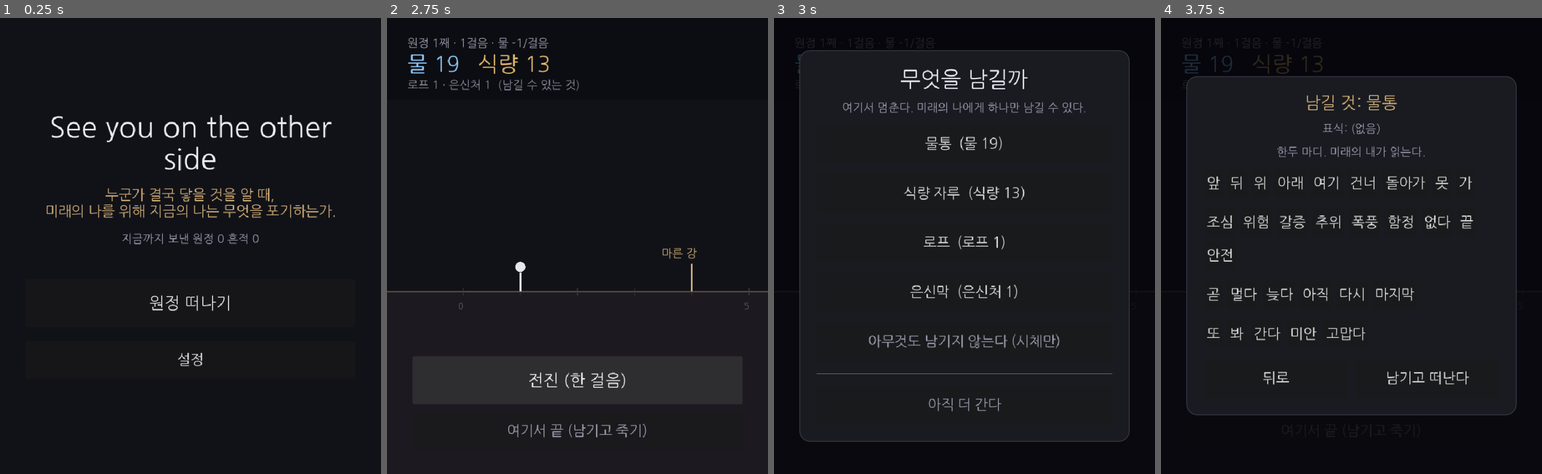
Above: before the commit, frames 1-4 (left to right).
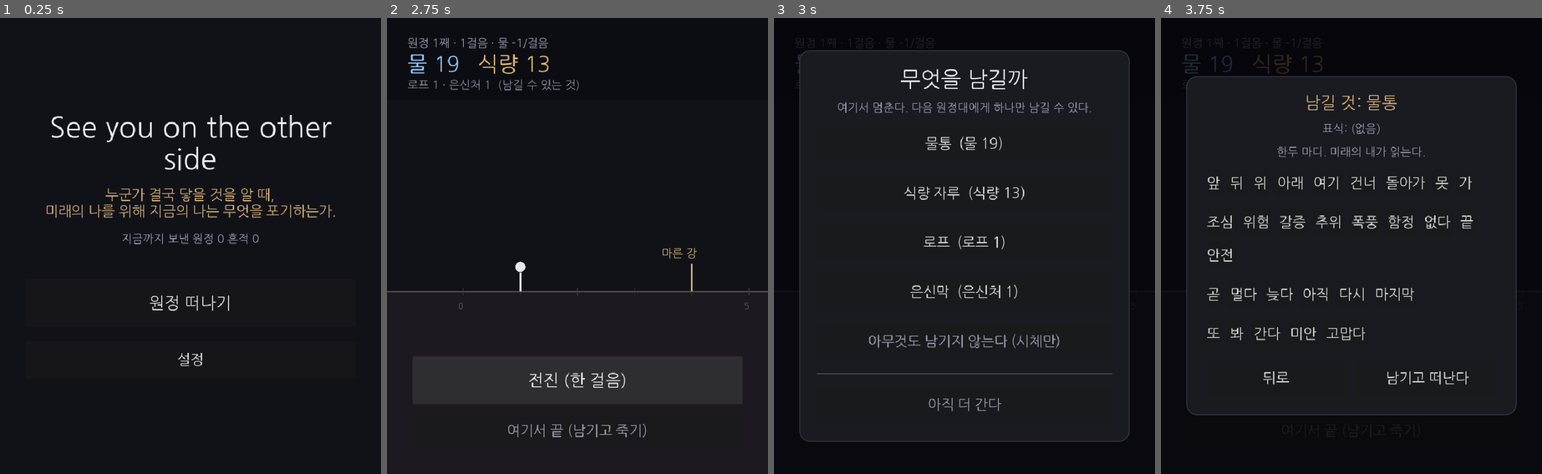
Above: after the commit, the same moments.

Repository: soomin007/Otherside
Game: Godot game, scene res://scenes/main.tscn
Same seed, same stepped clock (60 frames per second), same inputs: the game is played once before the commit and once after it.
Inputs:
- Up to frame 1 (0.25 s): no input
- Up to frame 2 (2.75 s): click "원정 떠나기" at 0.5 s; click "출발" at 1.25 s; click "전진 (한 걸음)" at 2 s
- Up to frame 3 (3 s): click "여기서 끝 (남기고 죽기)" at 2.75 s
- Up to frame 4 (3.75 s): click "물통 (물 19)" at 3.5 s

Frames 1-2 are identical in both runs. In frame 3, 0.8% of the frame differs, in the area x 16-84%, y 18-21%; in frame 4, nothing differs.

Commit message:
fix(lore): 흔적 주체를 '이전/다음 원정대'로 (정체성 수정)
플레이어 = 원정대 총괄자 + 매 원정의 대장 역. 매 원정은 매번 다른 사람이 가고,
플레이어는 그 사실을 안다. 흔적을 남기고 받는 in-world 주체는 '이전/다음 원정대'.

- Situations.gd: past_flask·로프 통과 카드 "과거의 내가" → "이전 원정대가", 남김 "다음 나에게" → "다음 원정대에게"
- Expedition.gd: 남김 패널·죽음 문구 "미래의 나/다음 나" → "다음 원정대", 주석 정합화
- TraceData·ExpeditionRun·GameState·Map: 주석 정합화
- 기획서 §0~§5 + CLAUDE.md + README: 정체성 라인 갱신. 중심 질문·제목 메타 '미래의 나'는 유지
- 거짓 태그 근거(wordpool "자기 자신이라")는 이 변경의 파급 → 기획서에 ⚠️ 플래그만, 사용자 결정 대기
- 검증: import·boot 에러 0 (텍스트·주석 변경만)

Co-Authored-By: Claude Opus 4.8 (1M context) <noreply@anthropic.com>
Claude-Session: https://claude.ai/code/session_011aHeoKNKfgt1XZBnLJkMbQ

Diff:
--- a/scripts/GameState.gd
+++ b/scripts/GameState.gd
@@ -3,8 +3,8 @@
 ## 전역 상태 + 씬 라우팅 + 저장/불러오기 (autoload 이름: GameState).
 ##
 ## 코어 루프 (기획서 §3): 지도(계획) → 횡스크롤(실행) → 죽음 → 지도 갱신 → 다음 원정.
-## "후대 = 나 자신" 이므로 한 세계의 모든 원정 기록(흔적/죽은 자리)은 한 세이브에 누적된다.
-## 1차는 self-async — 내 과거 런의 흔적이 곧 미래의 나에게 남기는 흔적이다.
+## 플레이어 = 원정대 총괄자(매번 다른 대장을 보냄)이므로 한 세계의 모든 원정 기록(흔적/죽은 자리)은 한 세이브에 누적된다.
+## 1차는 self-async — 이전 원정대(내 과거 런)의 흔적이 다음 원정대에게 남는다.
 
 const SAVE_PATH: String = "user://otherside_save.json"  # 웹에선 브라우저 IndexedDB 에 영속
 const SAVE_VERSION: int = 1
--- a/scripts/core/ExpeditionRun.gd
+++ b/scripts/core/ExpeditionRun.gd
@@ -76,7 +76,7 @@
 	# 랜드마크(고정 지형)가 일반 상황보다 우선. 어느 쪽이 떠도 다음 일반 상황 일정을 새로 잡는다.
 	if Situations.LANDMARKS.has(leg):
 		var feat: Dictionary = Situations.landmark(leg)
-		# 이미 로프를 건 차단이면 과거의 내가 길을 열어둔 통과 카드로 대체(self-async 보상).
+		# 이미 로프를 건 차단이면 이전 원정대가 길을 열어둔 통과 카드로 대체(self-async 보상).
 		if str(feat.get("kind", "cache")) == "blockage" and _bridged.has(leg):
 			_set_pending(Situations.crossed_blockage(feat))
 		else:
--- a/scripts/core/Situations.gd
+++ b/scripts/core/Situations.gd
@@ -48,10 +48,10 @@
 	{
 		"id": "past_flask",
 		"threat": Threats.Kind.CONSUMPTION,
-		"text": "과거의 내가 물통을 두고 갔다. 곁의 표식: [ 또 · 봐 ]",
+		"text": "이전 원정대가 물통을 두고 갔다. 곁의 표식: [ 또 · 봐 ]",
 		"choices": [
 			{"label": "집는다", "effect": {"water": 4}},
-			{"label": "남겨둔다 (다음 나에게)", "effect": {}},
+			{"label": "남겨둔다 (다음 원정대에게)", "effect": {}},
 		],
 	},
 ]
@@ -298,7 +298,7 @@
 		out["threat"] = feat.get("threat", Threats.Kind.CONSUMPTION)
 	return out
 
-## 이미 로프가 걸린 차단 지점에 다시 왔을 때의 카드 - 과거의 내가 길을 열어뒀다(self-async 보상).
+## 이미 로프가 걸린 차단 지점에 다시 왔을 때의 카드 - 이전 원정대가 길을 열어뒀다(self-async 보상).
 ## 자원 소모 없이 통과한다. 차단의 정체성("가장 뿌듯한 흔적")을 죽음 너머에서 되돌려받는 순간.
 static func crossed_blockage(feat: Dictionary) -> Dictionary:
 	return {
@@ -306,7 +306,7 @@
 		"name": str(feat.get("name", "")),
 		"kind": "bridged",
 		"threat": Threats.Kind.BLOCKAGE,
-		"text": "과거의 내가 여기 로프를 걸어뒀다. 그대로 건넌다.",
+		"text": "이전 원정대가 여기 로프를 걸어뒀다. 그대로 건넌다.",
 		"choices": [
 			{"label": "고맙게 건넌다", "effect": {}},
 		],
--- a/scripts/core/TraceData.gd
+++ b/scripts/core/TraceData.gd
@@ -13,7 +13,7 @@
 	FOOD,     ## 식량 — 소모(갈증) 대비
 	ROPE,     ## 로프/사다리 — 차단 대비 (영구 지형 변화, 가장 뿌듯한 흔적)
 	SHELTER,  ## 은신처 — 폭풍 대비
-	BODY,     ## 시체 자리 — 과거의 내가 끝난 곳 (정보 0, 정서 100)
+	BODY,     ## 시체 자리 — 이전 원정대가 끝난 곳 (정보 0, 정서 100)
 	MARK,     ## 빈 표식 — 물건 없이 태그만
 }
 
--- a/scripts/ui/Expedition.gd
+++ b/scripts/ui/Expedition.gd
@@ -324,7 +324,7 @@
 func _bequeath_step_what() -> void:
 	_clear_box(_bequeath_box)
 	_bequeath_box.add_child(UITheme.make_label("무엇을 남길까", UITheme.FS_H1))
-	_bequeath_box.add_child(UITheme.make_label("여기서 멈춘다. 미래의 나에게 하나만 남길 수 있다.", UITheme.FS_SMALL, UITheme.MUTED))
+	_bequeath_box.add_child(UITheme.make_label("여기서 멈춘다. 다음 원정대에게 하나만 남길 수 있다.", UITheme.FS_SMALL, UITheme.MUTED))
 	var opts: Array = [
 		[TraceData.ObjectKind.WATER, "물통", "water"],
 		[TraceData.ObjectKind.FOOD, "식량 자루", "food"],
@@ -452,7 +452,7 @@
 	match cause:
 		"thirst": return "물이 떨어졌다. 여기서 갈증으로 끝났다."
 		"hunger": return "식량이 떨어졌다. 더 가지 못했다."
-		"chosen": return "여기서 멈추기로 했다. 다음 나에게 남긴다."
+		"chosen": return "여기서 멈추기로 했다. 다음 원정대에게 남긴다."
 		_: return "여기서 끝났다."
 
 func _show_death(cause: String, tags: Array[String], kind: int = TraceData.ObjectKind.BODY) -> void:
@@ -495,7 +495,7 @@
 		if i % 5 == 0 and font != null:
 			draw_string(font, Vector2(x - 8.0, ground_y + 28.0), str(i), HORIZONTAL_ALIGNMENT_LEFT, -1, UITheme.FS_TINY, Color(0.4, 0.4, 0.42))
 
-	# 과거의 나 — 남긴 흔적 점 (self-async). ROPE 는 차단의 다리로 따로 그리므로 건너뛴다.
+	# 이전 원정대 — 남긴 흔적 점 (self-async). ROPE 는 차단의 다리로 따로 그리므로 건너뛴다.
 	for t in GameState.loaded_traces():
 		if t.object_kind == TraceData.ObjectKind.ROPE:
 			continue
@@ -543,7 +543,7 @@
 	var col: Color
 	var label: String = str(feat.get("name", ""))
 	if bridged:
-		# 과거의 내가 건 로프 — 틈을 가로지른다 (self-async 의 가장 뿌듯한 흔적)
+		# 이전 원정대가 건 로프 — 틈을 가로지른다 (self-async 의 가장 뿌듯한 흔적)
 		col = UITheme.SAND
 		draw_line(Vector2(lx - half - 6.0, ground_y - 3.0), Vector2(lx + half + 6.0, ground_y - 3.0), col, 4.0)
 		label = "%s (로프)" % label
--- a/scripts/ui/Map.gd
+++ b/scripts/ui/Map.gd
@@ -1,7 +1,7 @@
 extends Control
 
 ## 탑뷰 지도 — 누적된 길 / 죽음의 역사 / 남긴 흔적의 점. 여기서 이번 원정을 계획하고 출발한다.
-## "후대가 곧 나" 라는 구조의 시각화이자 주제를 보여주는 창.
+## 총괄자가 거듭 보낸 원정대들의 누적(길/죽음/흔적)을 보여주는 창 — 주제의 시각화.
 ## Phase 0 플레이스홀더 — 안개 걷힘 / 경로 / 죽은 자리 / 흔적 점 렌더링은 추후.
 
 func _ready() -> void:
Not shown, changed: CLAUDE.md
Not shown, changed: README.md
Not shown, changed: docs/design/SYOTOS_기획서_v0.1.md
